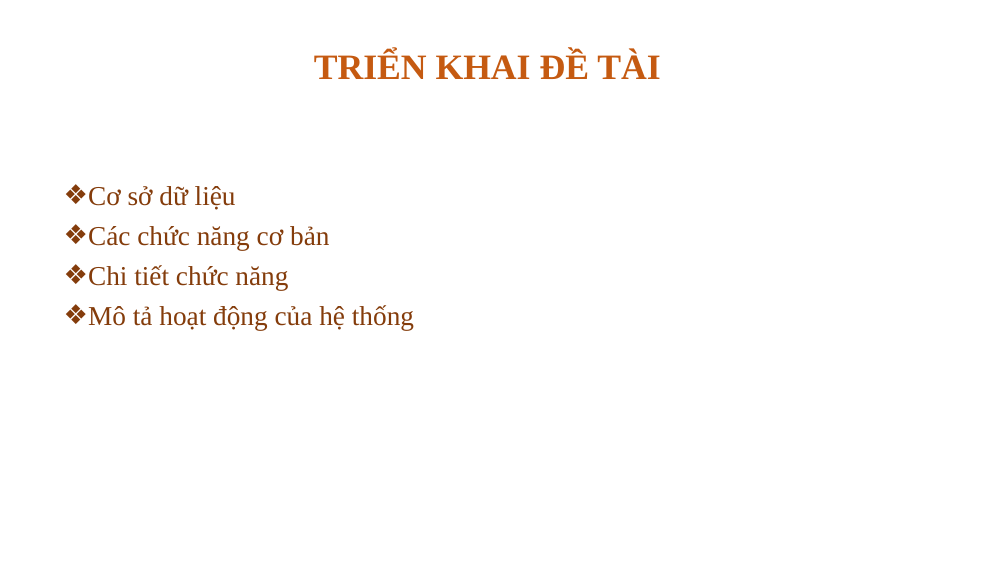
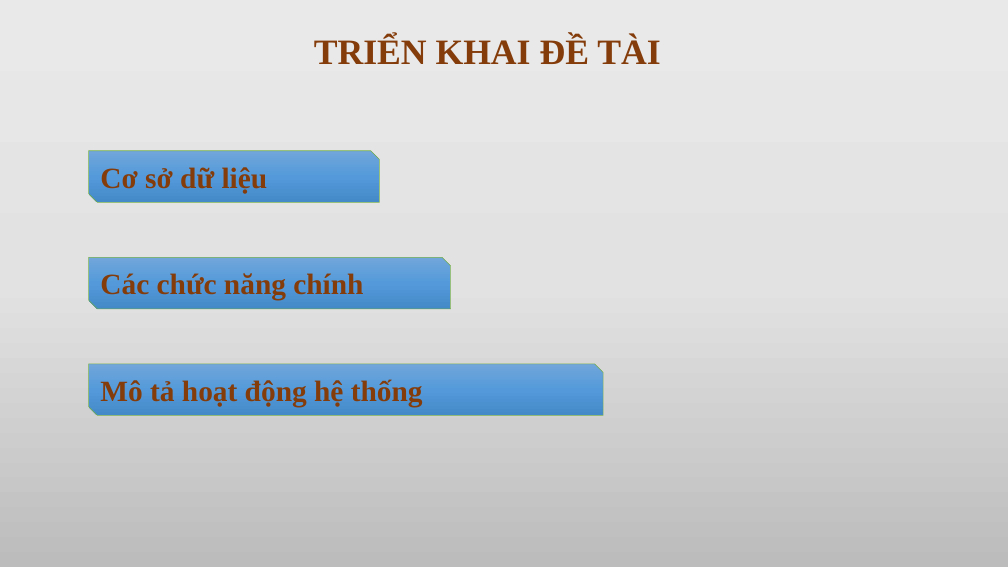
Before and after one commit to hungsoccerprince/XuanHung, a slide deck: slide 6 of DATN/DATN.pptx. Drawn at 1008x567 pixels with LibreOffice and Linux fonts; fonts in the diff are those of the drawing. Boxes give left, top, right and bottom in pixels: in the first picture for what was removed or moved away, otherwise in the second. Text is boxed around its words. In the diff, an @@ line names an element or a change of style, - is before the commit and + after.

```diff
--- a/DATN/DATN.pptx
+++ b/DATN/DATN.pptx
@@ background #FFFFFF to gradient #EBEAEA to #E4E3E3 to #BDBCBC @@
@@ title "TRIỂN KHAI ĐỀ TÀI" at (x1=314, y1=36, x2=660, y2=64): text colour #C55A11 to #843C0B @@
@@ snip diag rect added at (x1=88, y1=150, x2=379, y2=202), fill gradient #71A6DB to #559BDB to #448ACA, outline #70AD47 0.5 pt, 28 pt, text #843C0B, bold @@
+Cơ sở dữ liệu
@@ text removed at (x1=88, y1=186, x2=414, y2=330) @@
-❖ Cơ sở dữ liệu
-❖ Các chức năng cơ bản
-❖ Chi tiết chức năng
-❖ Mô tả hoạt động của hệ thống
@@ snip diag rect added at (x1=88, y1=257, x2=451, y2=309), fill gradient #71A6DB to #559BDB to #448ACA, outline #70AD47 0.5 pt, 28 pt, text #843C0B, bold @@
+Các chức năng chính
@@ snip diag rect added at (x1=88, y1=364, x2=603, y2=415), fill gradient #71A6DB to #559BDB to #448ACA, outline #70AD47 0.5 pt, 28 pt, text #843C0B, bold @@
+Mô tả hoạt động hệ thống
```
Also in this commit, not shown: 15 other slides changed.
